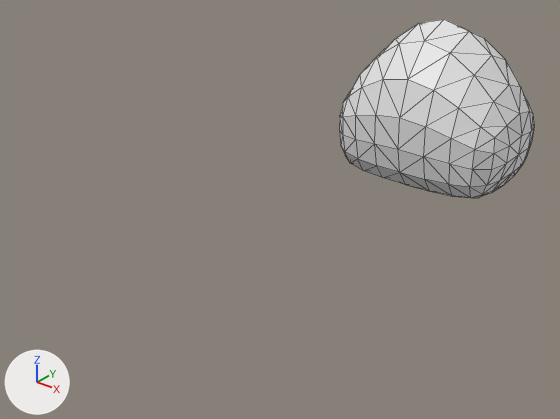
A saved change to the glTF model joga-world/3dmodels/arancino.gltf.
One viewpoint serves both versions: a 50 mm lens placed at (9.59, 0.91, 3.25), pointed at (4.75, 6.97, -0.51). Arrows for +X, +Y and +Z are at lower left; the lights stay in place. Mesh edges are drawn as thin lines. Vertices at the same position are counted once.
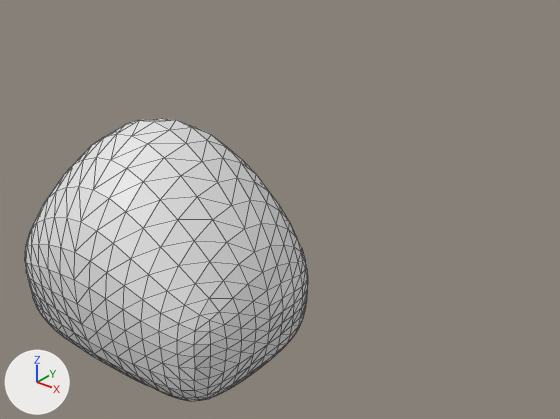
The change in detail:
me_cube_011 is used by ob_cube_005; location (5.0, 10.0, 0.0).
me_cube_011 had 162 vertices, 320 faces and spanned x -1.22..1.22, y -0.96..0.96, z -1.09..1.12.
me_cube_011 now has 642 vertices, 1280 faces and spans x -1.22..1.22, y -0.96..0.96, z -1.09..1.12.
me_cube_011 part 1: 480 vertices added at x -1.22..1.22, y -0.96..0.96, z -1.09..1.09.
Object 'Cube.005' (ob_cube_005) moves from (5.0, 10.0, 0.0) to (5.0, 5.0, 0.0).

Where the change shows, as pixel boxes [x1, y1, x2, y2] in the pictures (560 x 419 px):
'Cube.005', reshaped, moved (45% wider, 58% taller)
    before: [339, 19, 534, 198]
    after: [25, 118, 308, 401]
part 1 of me_cube_011, added
    after: [25, 118, 308, 401]
